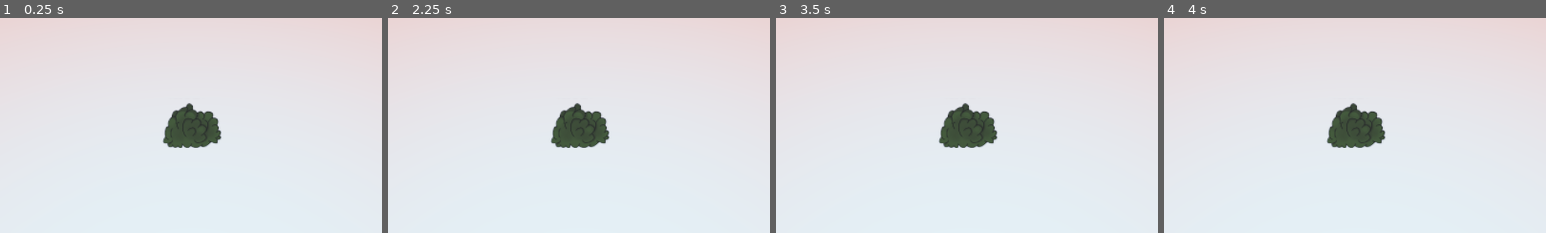
Above: before the commit, frames 1-4 (left to right).
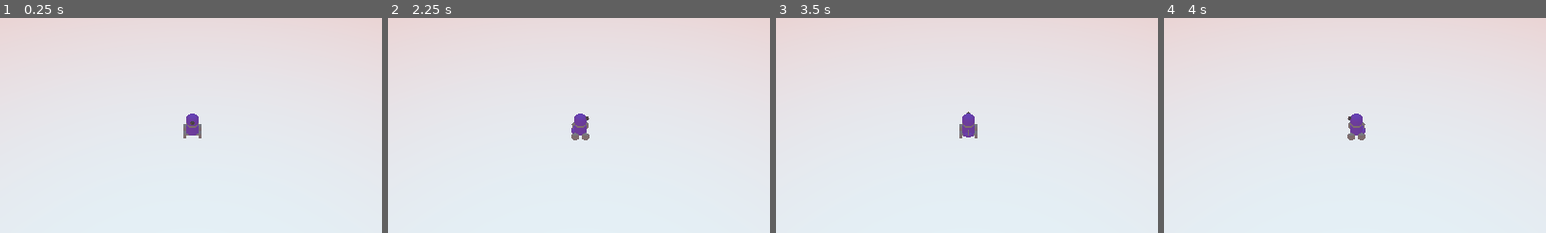
Above: after the commit, the same moments.

Repository: YoAMIOT/DeforestationPunk
Game: Godot game, scene res://scenes/Players/ClientPlayers/BasicSoldier.tscn
The game is run twice, just before and just after one commit, with the same random seed, the same clock (stepped at 60 frames per second) and the same inputs. This scene is started directly instead of the project's main scene.
Inputs (mouse positions are % of the whole screen's width and height, from its top left):
- Up to frame 1 (0.25 s): no input
- Up to frame 2 (2.25 s): tap Enter at 0.5, 2 s; move the mouse to (72, 45) at 0.52 s; hold D (right) 0.53-1.28 s; right-click (72, 45) at 0.6 s; tap Space at 1.25 s; move the mouse to (30, 55) at 1.27 s; hold S (down) 1.28-2.03 s; click (30, 55) at 1.35 s; move the mouse to (60, 28) at 2.02 s; hold D (right) from 2.03 s (still down); right-click (60, 28) at 2.1 s
- Up to frame 3 (3.5 s): tap Space at 2.75 s; move the mouse to (45, 70) at 2.77 s; release D (right) at 2.78 s; hold W (up) from 2.78 s (still down); click (45, 70) at 2.85 s
- Up to frame 4 (4 s): tap Enter at 3.5 s; move the mouse to (80, 65) at 3.52 s; release W (up) at 3.53 s; hold A (left) from 3.53 s (still down); right-click (80, 65) at 3.6 s
The pictures show only the part of the screen within x 25-75%, y 25-75%; the shares and areas given below are measured in that part.

The runs differ from the first frame. In frame 1, 2.4% of the frame differs, in the area x 42-58%, y 39-61%; in frame 2, 2.4%; in frame 3, 2.4%; in frame 4, 2.4%.

Commit message:
Lumberjack and BasicSoldier body prototype done

Diff:
--- a/DeforestationPunk/scenes/Players/ClientPlayers/BasicSoldier.tscn
+++ b/DeforestationPunk/scenes/Players/ClientPlayers/BasicSoldier.tscn
@@ -1,27 +1,113 @@
-[gd_scene load_steps=6 format=2]
+[gd_scene load_steps=15 format=2]
 
 [ext_resource path="res://Env.tres" type="Environment" id=1]
 [ext_resource path="res://scenes/UI/PauseMenu.tscn" type="PackedScene" id=2]
 [ext_resource path="res://scripts/Players/BasicSoldier.gd" type="Script" id=3]
-[ext_resource path="res://ressources/Nature/bush.png" type="Texture" id=4]
+[ext_resource path="res://ressources/3DObjects/Materials/Mechanics.tres" type="Material" id=4]
+[ext_resource path="res://ressources/3DObjects/Materials/PurpleTeam.tres" type="Material" id=5]
+[ext_resource path="res://ressources/3DObjects/Materials/Eye.tres" type="Material" id=6]
 
-[sub_resource type="CapsuleShape" id=1]
-radius = 1.85517
-height = 4.53499
+[sub_resource type="CylinderMesh" id=2]
+material = ExtResource( 5 )
+
+[sub_resource type="CylinderMesh" id=3]
+material = ExtResource( 4 )
+
+[sub_resource type="SphereMesh" id=4]
+material = ExtResource( 5 )
+
+[sub_resource type="SphereMesh" id=5]
+material = ExtResource( 6 )
+
+[sub_resource type="CapsuleMesh" id=6]
+material = ExtResource( 5 )
+
+[sub_resource type="CylinderMesh" id=7]
+material = ExtResource( 4 )
+
+[sub_resource type="CylinderMesh" id=8]
+material = ExtResource( 4 )
+
+[sub_resource type="CylinderShape" id=1]
+radius = 1.37276
+height = 4.27323
 
 [node name="BasicSoldier" type="KinematicBody"]
 script = ExtResource( 3 )
 
+[node name="Body" type="Spatial" parent="."]
+
+[node name="Body" type="MeshInstance" parent="Body"]
+transform = Transform( 0.9, 0, 0, 0, 0.75, 0, 0, 0, 0.9, 0, 0, 0 )
+mesh = SubResource( 2 )
+skeleton = NodePath("../..")
+material/0 = null
+
+[node name="RotativePart" type="MeshInstance" parent="Body"]
+transform = Transform( 0.85, 0, 0, 0, 0.25, 0, 0, 0, 0.85, 0, 1, 0 )
+mesh = SubResource( 3 )
+material/0 = null
+
+[node name="Head" type="MeshInstance" parent="Body"]
+transform = Transform( 0.9, 0, 0, 0, 0.9, 0, 0, 0, 0.9, 0, 1.39063, 0 )
+mesh = SubResource( 4 )
+material/0 = null
+
+[node name="Eye" type="MeshInstance" parent="Body"]
+transform = Transform( 0.3, 0, 0, 0, 0.3, 0, 0, 0, 0.3, 0.871066, 1.68914, 0 )
+mesh = SubResource( 5 )
+material/0 = null
+
+[node name="Boiler" type="MeshInstance" parent="Body"]
+transform = Transform( 0.3, 0, 0, 0, 0.3, 0, 0, 0, 0.5, -0.926206, -0.52673, 0 )
+mesh = SubResource( 6 )
+material/0 = null
+
+[node name="Exhaust" type="MeshInstance" parent="Body"]
+transform = Transform( 0.1, 0, 0, 0, 0.4, 0, 0, 0, 0.1, -1.05619, 0.0583054, 0 )
+mesh = SubResource( 7 )
+material/0 = null
+
+[node name="ExhaustEnd" type="MeshInstance" parent="Body"]
+transform = Transform( 0.0865598, -0.050074, 0, 0.050074, 0.0865598, 0, 0, 0, 0.1, -1.09437, 0.49865, 0 )
+mesh = SubResource( 7 )
+material/0 = null
+
+[node name="Wheels" type="Spatial" parent="Body"]
+
+[node name="FrontLeftWheel" type="MeshInstance" parent="Body/Wheels"]
+transform = Transform( 0.5, 0, 0, 0, -8.74228e-09, -0.5, 0, 0.2, -2.18557e-08, 0.7, -0.7, -1.1 )
+mesh = SubResource( 8 )
+material/0 = null
+
+[node name="RearLeftWheel" type="MeshInstance" parent="Body/Wheels"]
+transform = Transform( 0.5, 0, 0, 0, -8.74228e-09, -0.5, 0, 0.2, -2.18557e-08, -0.7, -0.7, -1.1 )
+mesh = SubResource( 8 )
+material/0 = null
+
+[node name="FrontRightWheel" type="MeshInstance" parent="Body/Wheels"]
+transform = Transform( 0.5, 0, 0, 0, -8.74228e-09, -0.5, 0, 0.2, -2.18557e-08, 0.7, -0.7, 1.1 )
+mesh = SubResource( 8 )
+material/0 = null
+
+[node name="FrontWheelBar" type="MeshInstance" parent="Body/Wheels"]
+transform = Transform( 0.1, 0, 0, 0, -4.37114e-08, -0.1, 0, 1, -4.37114e-09, 0.7, -0.7, 0 )
+mesh = SubResource( 8 )
+material/0 = null
+
+[node name="RearWheelBar" type="MeshInstance" parent="Body/Wheels"]
+transform = Transform( 0.1, 0, 0, 0, -4.37114e-08, -0.1, 0, 1, -4.37114e-09, -0.7, -0.7, 0 )
+mesh = SubResource( 8 )
+material/0 = null
+
+[node name="RearRightWheel" type="MeshInstance" parent="Body/Wheels"]
+transform = Transform( 0.5, 0, 0, 0, -8.74228e-09, -0.5, 0, 0.2, -2.18557e-08, -0.7, -0.7, 1.1 )
+mesh = SubResource( 8 )
+material/0 = null
+
 [node name="CollisionShape" type="CollisionShape" parent="."]
+transform = Transform( 1, 0, 0, 0, 1, 0, 0, 0, 1, 0, 0.947886, 0 )
 shape = SubResource( 1 )
-
-[node name="Sprite3D" type="Sprite3D" parent="."]
-transform = Transform( 0.707107, -0.353553, 0, 0.707107, 0.353553, 0, 0, 0, 0.5, 0, 0.810423, 0 )
-axis = 0
-shaded = true
-double_sided = false
-alpha_cut = 2
-texture = ExtResource( 4 )
 
 [node name="Camera" type="Camera" parent="."]
 transform = Transform( -4.37114e-08, -0.707107, 0.707107, 0, 0.707107, 0.707107, -1, 3.09086e-08, -3.09086e-08, 30, 30, 0 )
--- a/DeforestationPunk/scenes/Players/ClientPlayers/LumberJack.tscn
+++ b/DeforestationPunk/scenes/Players/ClientPlayers/LumberJack.tscn
@@ -1,27 +1,103 @@
-[gd_scene load_steps=6 format=2]
+[gd_scene load_steps=15 format=2]
 
 [ext_resource path="res://Env.tres" type="Environment" id=1]
 [ext_resource path="res://scenes/UI/PauseMenu.tscn" type="PackedScene" id=2]
 [ext_resource path="res://scripts/Players/LumberJack.gd" type="Script" id=3]
-[ext_resource path="res://ressources/Nature/bush.png" type="Texture" id=4]
+[ext_resource path="res://ressources/3DObjects/Materials/Mechanics.tres" type="Material" id=4]
+[ext_resource path="res://ressources/3DObjects/Materials/PurpleTeam.tres" type="Material" id=5]
+[ext_resource path="res://ressources/3DObjects/Materials/Eye.tres" type="Material" id=6]
 
-[sub_resource type="CapsuleShape" id=1]
-radius = 1.85517
-height = 4.53499
+[sub_resource type="CubeMesh" id=2]
+material = ExtResource( 5 )
+
+[sub_resource type="CylinderMesh" id=3]
+material = ExtResource( 4 )
+
+[sub_resource type="PrismMesh" id=9]
+material = ExtResource( 5 )
+
+[sub_resource type="SphereMesh" id=5]
+material = ExtResource( 6 )
+
+[sub_resource type="CapsuleMesh" id=6]
+material = ExtResource( 5 )
+
+[sub_resource type="CylinderMesh" id=7]
+material = ExtResource( 4 )
+
+[sub_resource type="CylinderMesh" id=8]
+material = ExtResource( 4 )
+
+[sub_resource type="CylinderShape" id=10]
+radius = 1.37276
+height = 4.27323
 
 [node name="LumberJack" type="KinematicBody"]
 script = ExtResource( 3 )
 
+[node name="Body" type="Spatial" parent="."]
+
+[node name="Body" type="MeshInstance" parent="Body"]
+transform = Transform( 0.75, 0, 0, 0, 0.75, 0, 0, 0, 0.75, 0, 0, 0 )
+mesh = SubResource( 2 )
+skeleton = NodePath("../..")
+material/0 = null
+
+[node name="RotativePart" type="MeshInstance" parent="Body"]
+transform = Transform( 0.9, 0, 0, 0, 0.25, 0, 0, 0, 0.9, 0, 1, 0 )
+mesh = SubResource( 3 )
+material/0 = null
+
+[node name="Head" type="MeshInstance" parent="Body"]
+transform = Transform( 0.9, 0, 0, 0, 0.9, 0, 0, 0, 0.9, 0, 2.15, 0 )
+mesh = SubResource( 9 )
+material/0 = null
+
+[node name="Eye" type="MeshInstance" parent="Body"]
+transform = Transform( 0.3, 0, 0, 0, 0.3, 0, 0, 0, 0.3, 0.559655, 2.2, 0 )
+mesh = SubResource( 5 )
+material/0 = null
+
+[node name="Boiler" type="MeshInstance" parent="Body"]
+transform = Transform( 0.3, 0, 0, 0, 0.3, 0, 0, 0, 0.5, -0.829861, -0.52673, 0 )
+mesh = SubResource( 6 )
+material/0 = null
+
+[node name="Exhaust" type="MeshInstance" parent="Body"]
+transform = Transform( 0.1, 0, 0, 0, 0.4, 0, 0, 0, 0.1, -0.95984, 0.0583054, 0 )
+mesh = SubResource( 7 )
+material/0 = null
+
+[node name="ExhaustEnd" type="MeshInstance" parent="Body"]
+transform = Transform( 0.0865598, -0.050074, 0, 0.050074, 0.0865598, 0, 0, 0, 0.1, -0.998024, 0.49865, 0 )
+mesh = SubResource( 7 )
+material/0 = null
+
+[node name="Wheels" type="Spatial" parent="Body"]
+
+[node name="FrontLeftWheel" type="MeshInstance" parent="Body/Wheels"]
+transform = Transform( 0.5, 0, 0, 0, -8.74228e-09, -0.5, 0, 0.2, -2.18557e-08, 0.7, -0.7, -0.95 )
+mesh = SubResource( 8 )
+material/0 = null
+
+[node name="RearLeftWheel" type="MeshInstance" parent="Body/Wheels"]
+transform = Transform( 0.5, 0, 0, 0, -8.74228e-09, -0.5, 0, 0.2, -2.18557e-08, -0.7, -0.7, -0.95 )
+mesh = SubResource( 8 )
+material/0 = null
+
+[node name="FrontRightWheel" type="MeshInstance" parent="Body/Wheels"]
+transform = Transform( 0.5, 0, 0, 0, -8.74228e-09, -0.5, 0, 0.2, -2.18557e-08, 0.7, -0.7, 0.95 )
+mesh = SubResource( 8 )
+material/0 = null
+
+[node name="RearRightWheel" type="MeshInstance" parent="Body/Wheels"]
+transform = Transform( 0.5, 0, 0, 0, -8.74228e-09, -0.5, 0, 0.2, -2.18557e-08, -0.7, -0.7, 0.95 )
+mesh = SubResource( 8 )
+material/0 = null
+
 [node name="CollisionShape" type="CollisionShape" parent="."]
-shape = SubResource( 1 )
-
-[node name="Sprite3D" type="Sprite3D" parent="."]
-transform = Transform( 0.707107, -0.353553, 0, 0.707107, 0.353553, 0, 0, 0, 0.5, 0, 0.810423, 0 )
-axis = 0
-shaded = true
-double_sided = false
-alpha_cut = 2
-texture = ExtResource( 4 )
+transform = Transform( 1, 0, 0, 0, 1, 0, 0, 0, 1, 0, 0.947886, 0 )
+shape = SubResource( 10 )
 
 [node name="Camera" type="Camera" parent="."]
 transform = Transform( -4.37114e-08, -0.707107, 0.707107, 0, 0.707107, 0.707107, -1, 3.09086e-08, -3.09086e-08, 30, 30, 0 )
--- a/DeforestationPunk/scripts/Players/BasicSoldier.gd
+++ b/DeforestationPunk/scripts/Players/BasicSoldier.gd
@@ -30,16 +30,29 @@
 	if get_node("PauseMenu").visible == false:
 		if Input.is_action_pressed("up"):
 			velocity.x -= 1;
+			get_node("Body").rotation_degrees.y = 180;
 		if Input.is_action_pressed("down"):
 			velocity.x += 1;
+			get_node("Body").rotation_degrees.y = 0;
 		if Input.is_action_pressed("left"):
 			velocity.z += 1;
+			get_node("Body").rotation_degrees.y = 270;
 		if Input.is_action_pressed("right"):
 			velocity.z -= 1;
+			get_node("Body").rotation_degrees.y = 90;
 		if Input.is_action_just_pressed("shoot"):
 			print(damage);
 		if Input.is_action_just_pressed("secondary"):
 			print(secondaryDamage);
+
+		if velocity == Vector3(-1,0,-1):
+			get_node("Body").rotation_degrees.y = 135;
+		elif velocity == Vector3(-1,0,1):
+			get_node("Body").rotation_degrees.y = 225;
+		elif velocity == Vector3(1,0,1):
+			get_node("Body").rotation_degrees.y = 315;
+		elif velocity == Vector3(1,0,-1):
+			get_node("Body").rotation_degrees.y = 45;
 
 	if Input.is_action_just_pressed("pause"):
 		if get_node("PauseMenu").visible == true:
--- a/DeforestationPunk/scripts/Players/LumberJack.gd
+++ b/DeforestationPunk/scripts/Players/LumberJack.gd
@@ -30,16 +30,29 @@
 	if get_node("PauseMenu").visible == false:
 		if Input.is_action_pressed("up"):
 			velocity.x -= 1;
+			get_node("Body").rotation_degrees.y = 180;
 		if Input.is_action_pressed("down"):
 			velocity.x += 1;
+			get_node("Body").rotation_degrees.y = 0;
 		if Input.is_action_pressed("left"):
 			velocity.z += 1;
+			get_node("Body").rotation_degrees.y = 270;
 		if Input.is_action_pressed("right"):
 			velocity.z -= 1;
+			get_node("Body").rotation_degrees.y = 90;
 		if Input.is_action_just_pressed("shoot"):
 			print(damage);
 		if Input.is_action_just_pressed("secondary"):
 			print(secondaryDamage);
+
+		if velocity == Vector3(-1,0,-1):
+			get_node("Body").rotation_degrees.y = 135;
+		elif velocity == Vector3(-1,0,1):
+			get_node("Body").rotation_degrees.y = 225;
+		elif velocity == Vector3(1,0,1):
+			get_node("Body").rotation_degrees.y = 315;
+		elif velocity == Vector3(1,0,-1):
+			get_node("Body").rotation_degrees.y = 45;
 
 	if Input.is_action_just_pressed("pause"):
 		if get_node("PauseMenu").visible == true:
